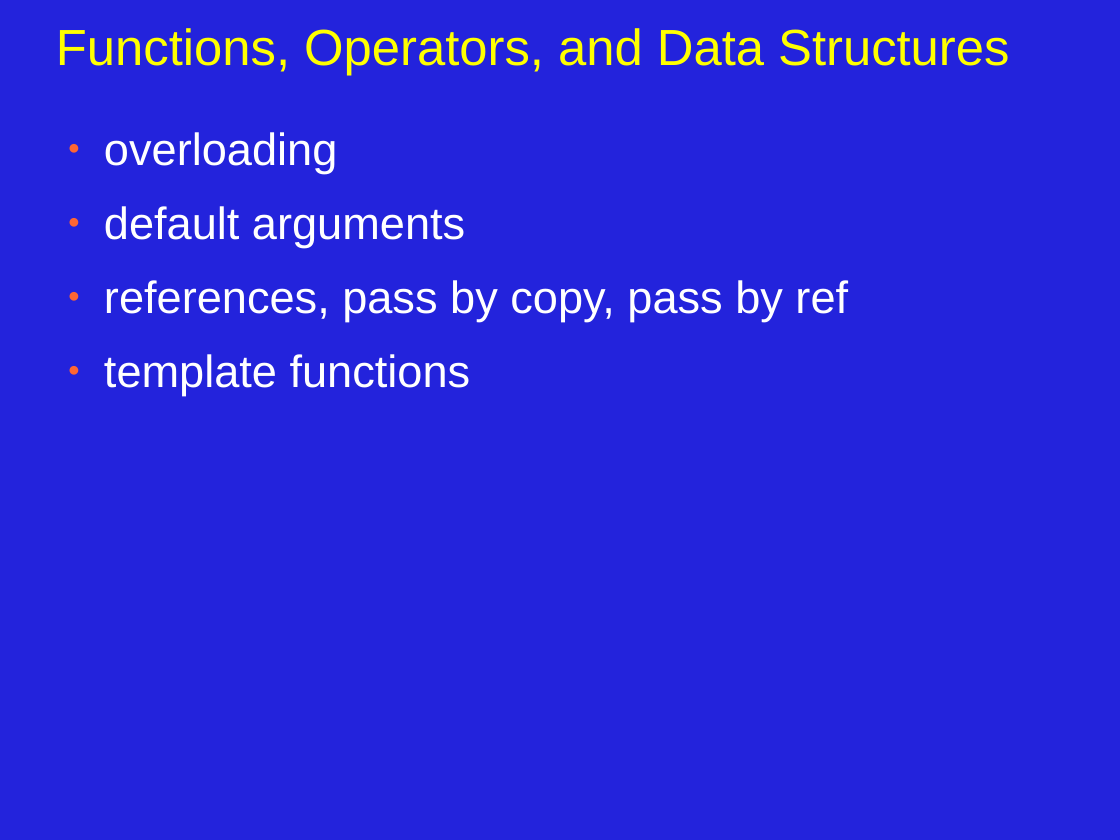
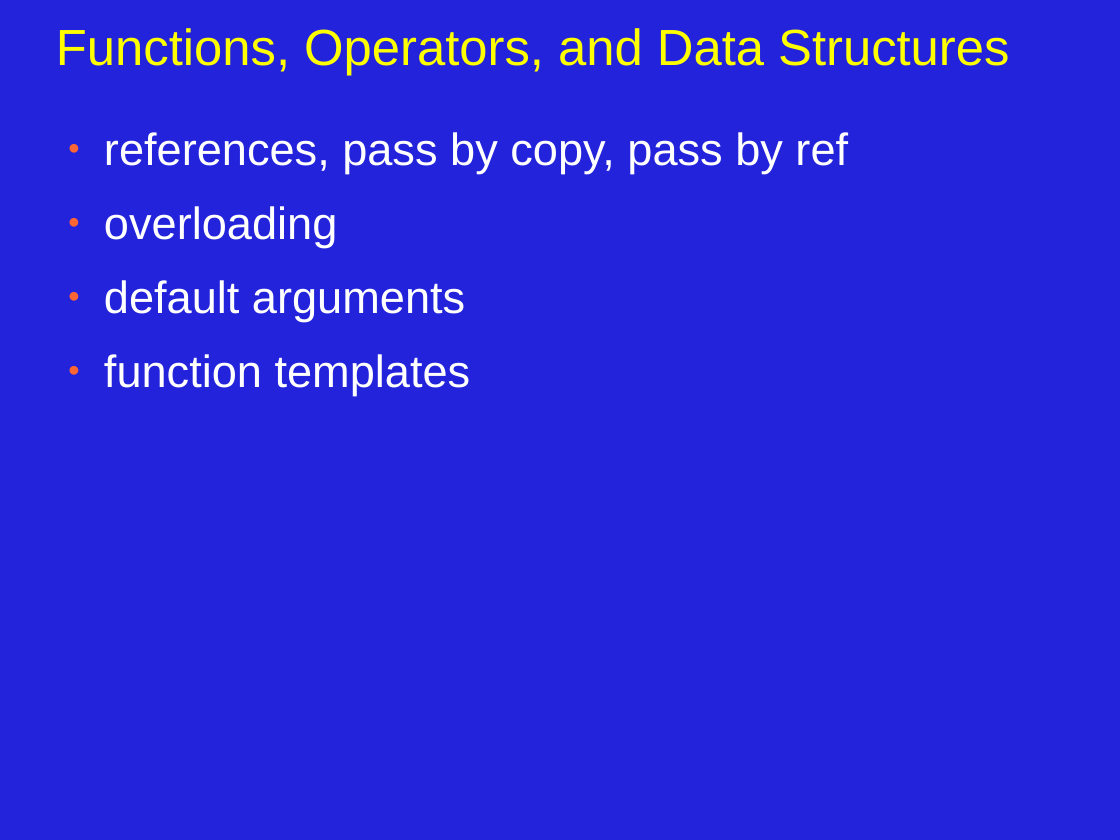
Before and after one commit to JonJagger/two-day-courses, a slide deck: slide 1 of cppf/03_Functions_Operators_and_Data_Structures.odp. Drawn at 1120x840 pixels with LibreOffice and Linux fonts; fonts in the diff are those of the drawing. Boxes give left, top, right and bottom in pixels: in the first picture for what was removed or moved away, otherwise in the second. Text is boxed around its words. In the diff, an @@ line names an element or a change of style, - is before the commit and + after.

Commit message:
overloading and function templates

```diff
--- a/cppf/03_Functions_Operators_and_Data_Structures.odp
+++ b/cppf/03_Functions_Operators_and_Data_Structures.odp
@@ text at (104,132,848,173): paragraph added @@
+● references, pass by copy, pass by ref
@@ text at (104,354,471,396): text changed @@
-● references, pass by copy, pass by ref
-● template functions
+● function templates
```
Also in this commit, not shown: 1 other slide changed, 14 slides added.
